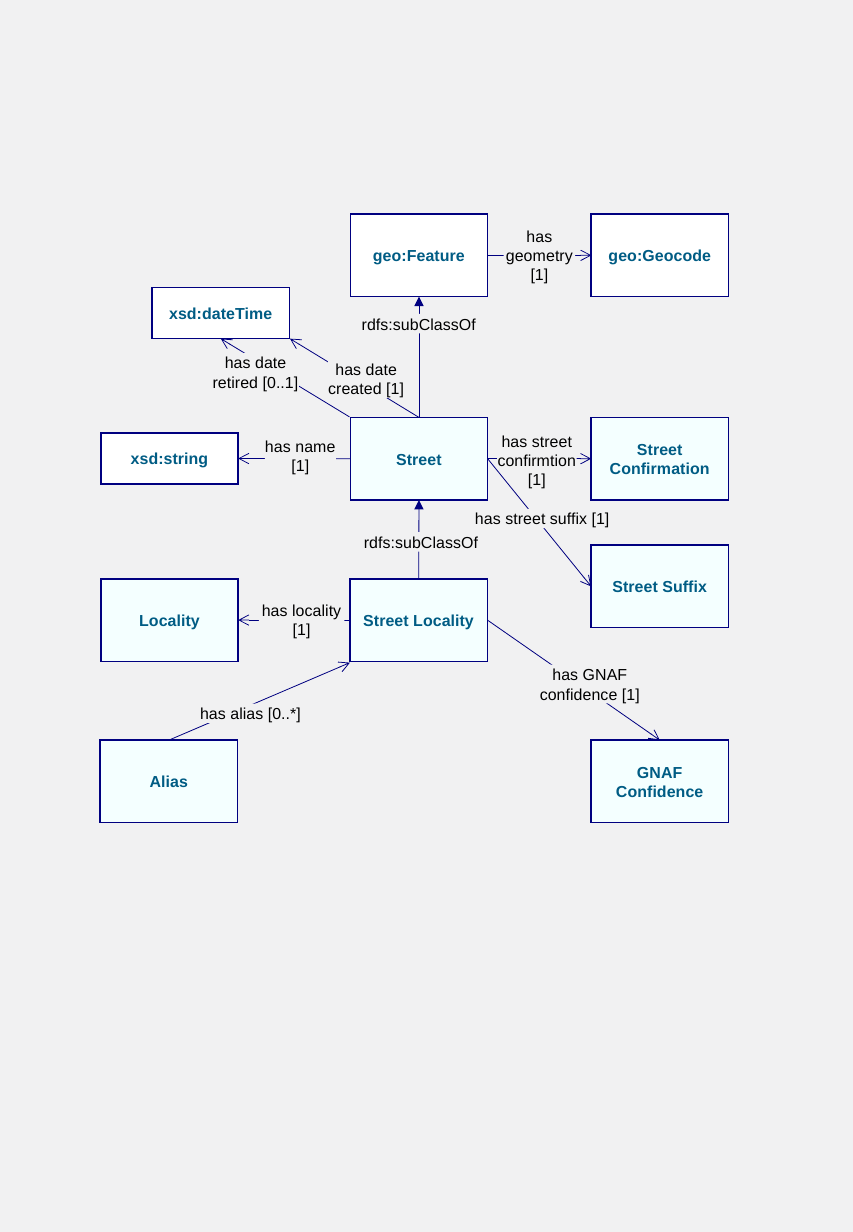
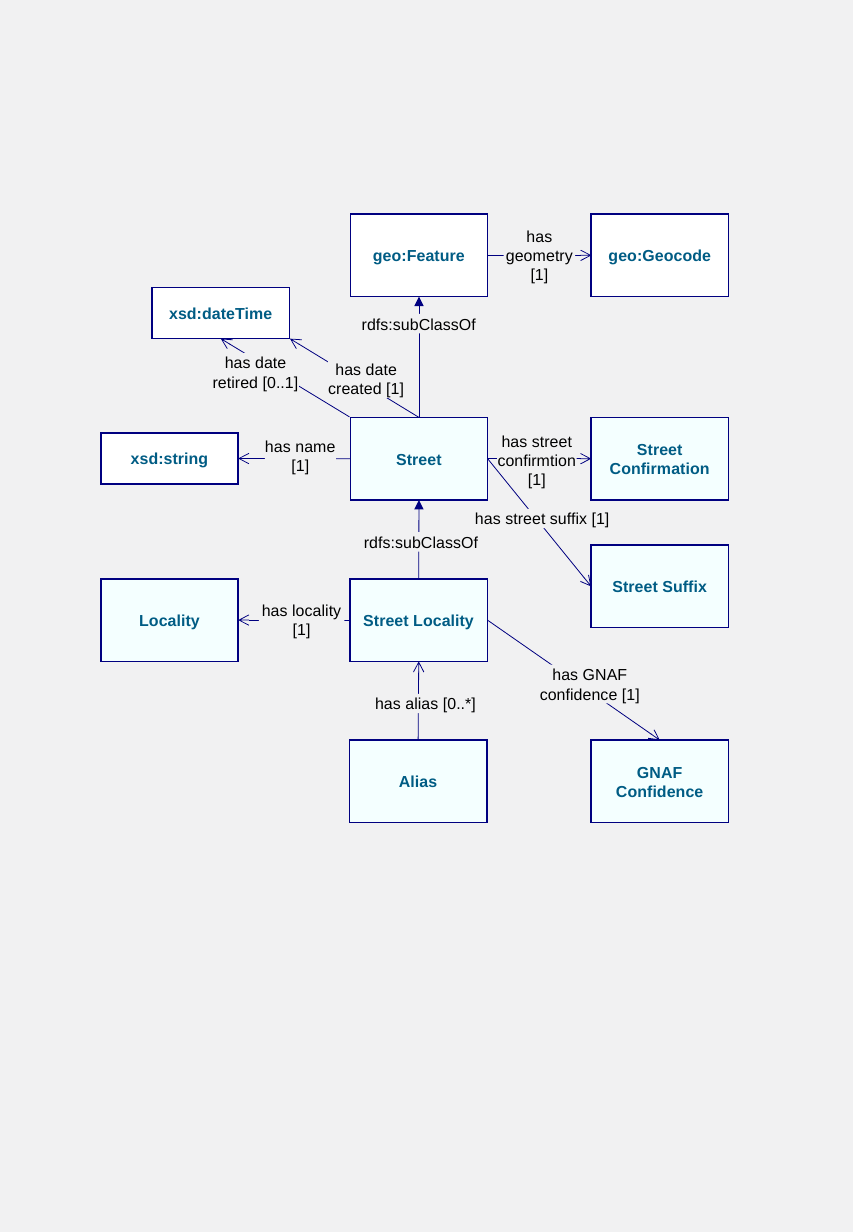
Before and after one commit to AGLDWG/gnaf-ont, a slide deck: slide 2 of docs/diagrams.pptx. Drawn at 853x1232 pixels with LibreOffice and Linux fonts; fonts in the diff are those of the drawing. Boxes give left, top, right and bottom in pixels: in the first picture for what was removed or moved away, otherwise in the second. Text is boxed around its words. In the diff, an @@ line names an element or a change of style, - is before the commit and + after.

```diff
--- a/docs/diagrams.pptx
+++ b/docs/diagrams.pptx
@@ arrow moved from (169, 740) - (350, 663) to (419, 740) - (419, 662) @@
@@ text "has alias [0..*]": place and size @@
-text "has alias [0..*]" at <box>200,707,301,723</box>
+text "has alias [0..*]" at <box>375,697,476,713</box>
@@ rectangle "Alias": place and size @@
-rectangle "Alias" at <box>100,740,238,823</box>
+rectangle "Alias" at <box>349,740,487,823</box>
```
Also in this commit, not shown: 1 other slide changed, 9 other files.
